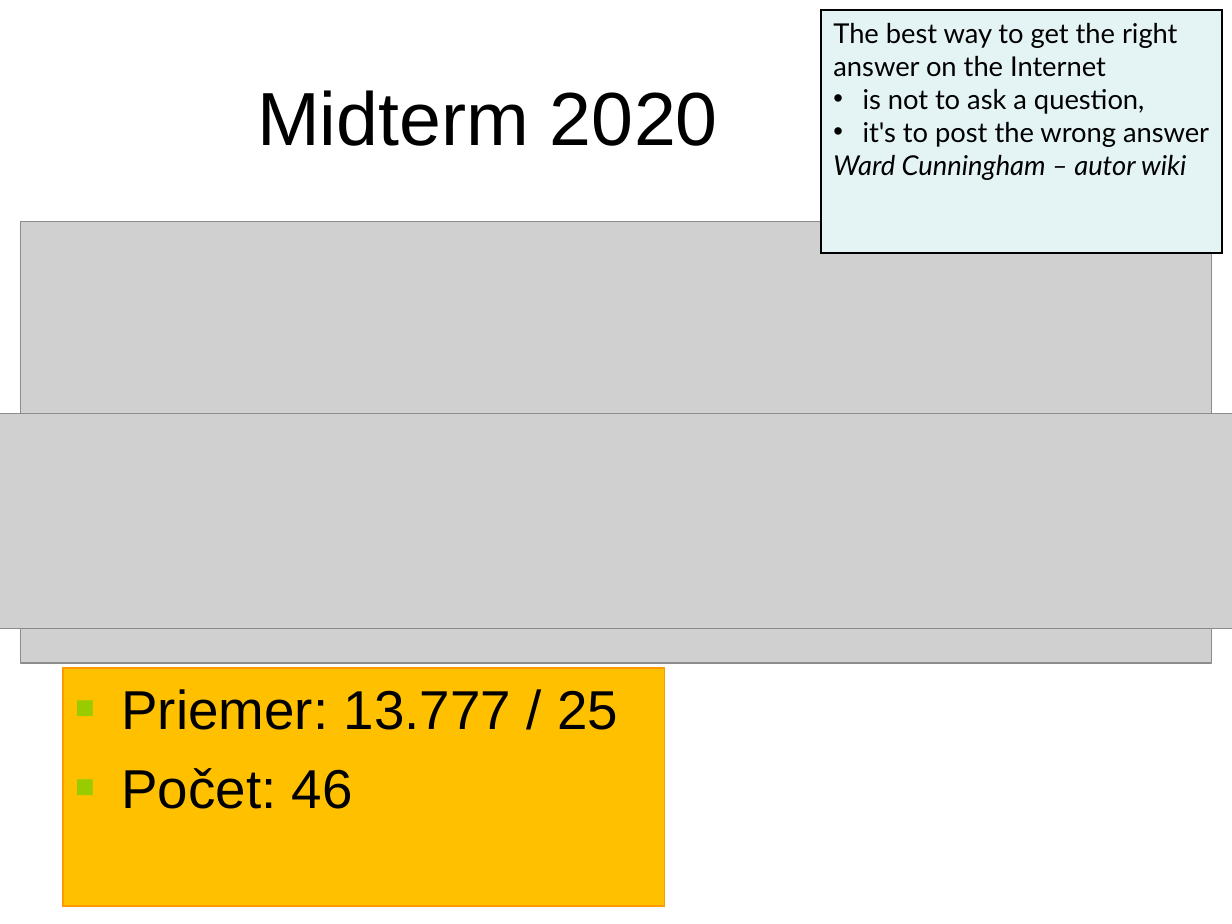
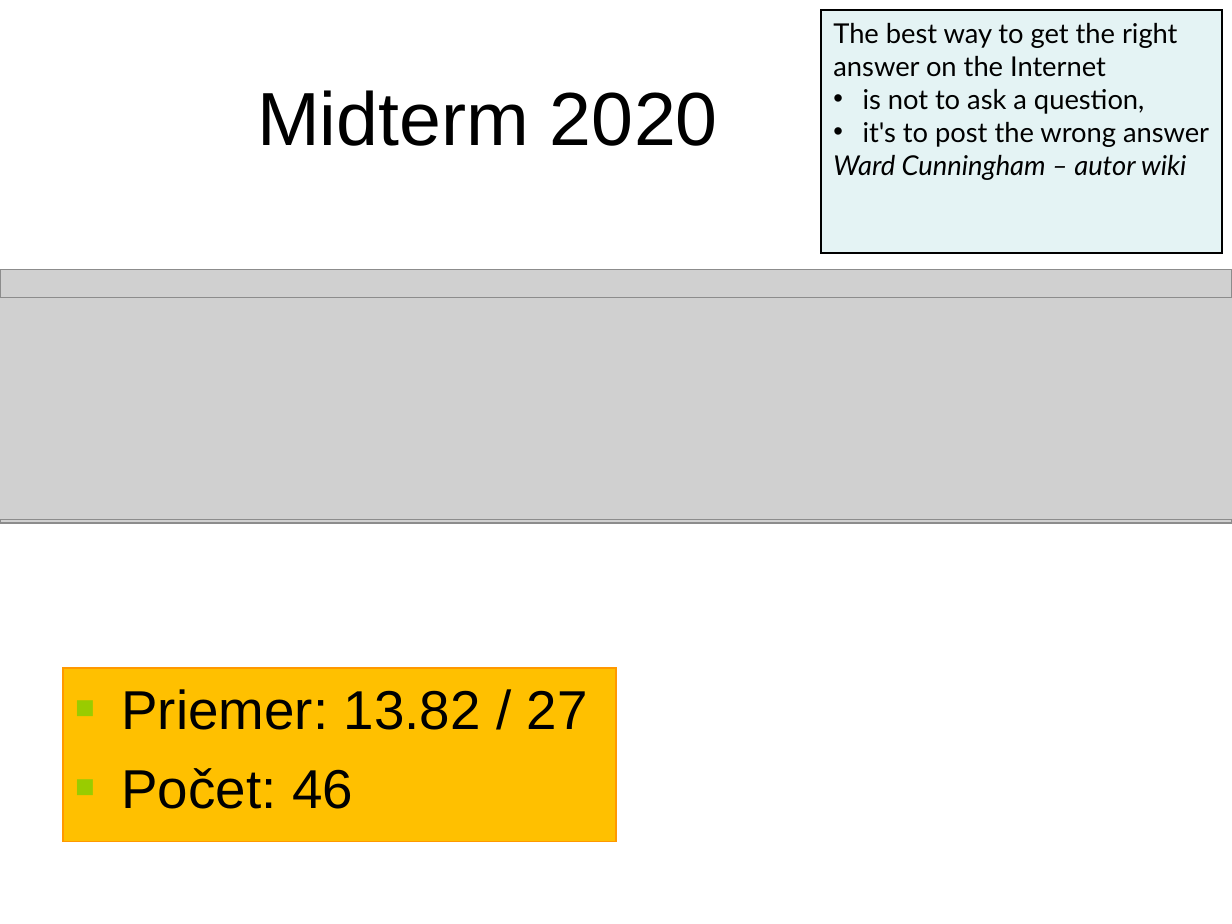
Before and after one commit to Programovanie4/Prednasky, a slide deck: slide 1 of 09/09_java.ppt. Drawn at 1232x924 pixels with LibreOffice and Linux fonts; fonts in the diff are those of the drawing; grey boxes stand for pictures. Boxes give left, top, right and bottom in pixels: in the first picture for what was removed or moved away, otherwise in the second. Text is boxed around its words. In the diff, an @@ line names an element or a change of style, - is before the commit and + after.

```diff
--- a/09/09_java.ppt
+++ b/09/09_java.ppt
@@ picture: place and size @@
-picture at [21,222,1212,663]
+picture at [0,270,1232,524]
@@ picture: place and size @@
-picture at [0,414,1232,628]
+picture at [0,298,1232,520]
@@ rectangle "Priemer: 13.82 / 27": place and size @@
-rectangle "Priemer: 13.82 / 27" at [63,668,664,906]
+rectangle "Priemer: 13.82 / 27" at [63,668,616,841]
@@ text in rectangle at [121,689,588,730]: text changed @@
-■ Priemer: 13.777 / 25
+■ Priemer: 13.82 / 27
```
Also in this commit, not shown: 3 other slides changed, 4 slides added, 1 slide removed, 1 other file.
